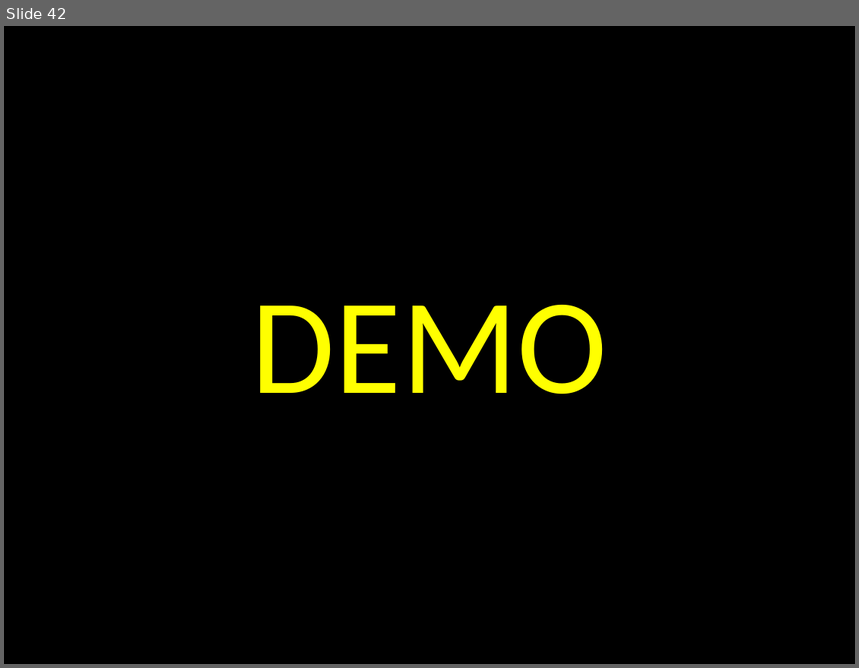
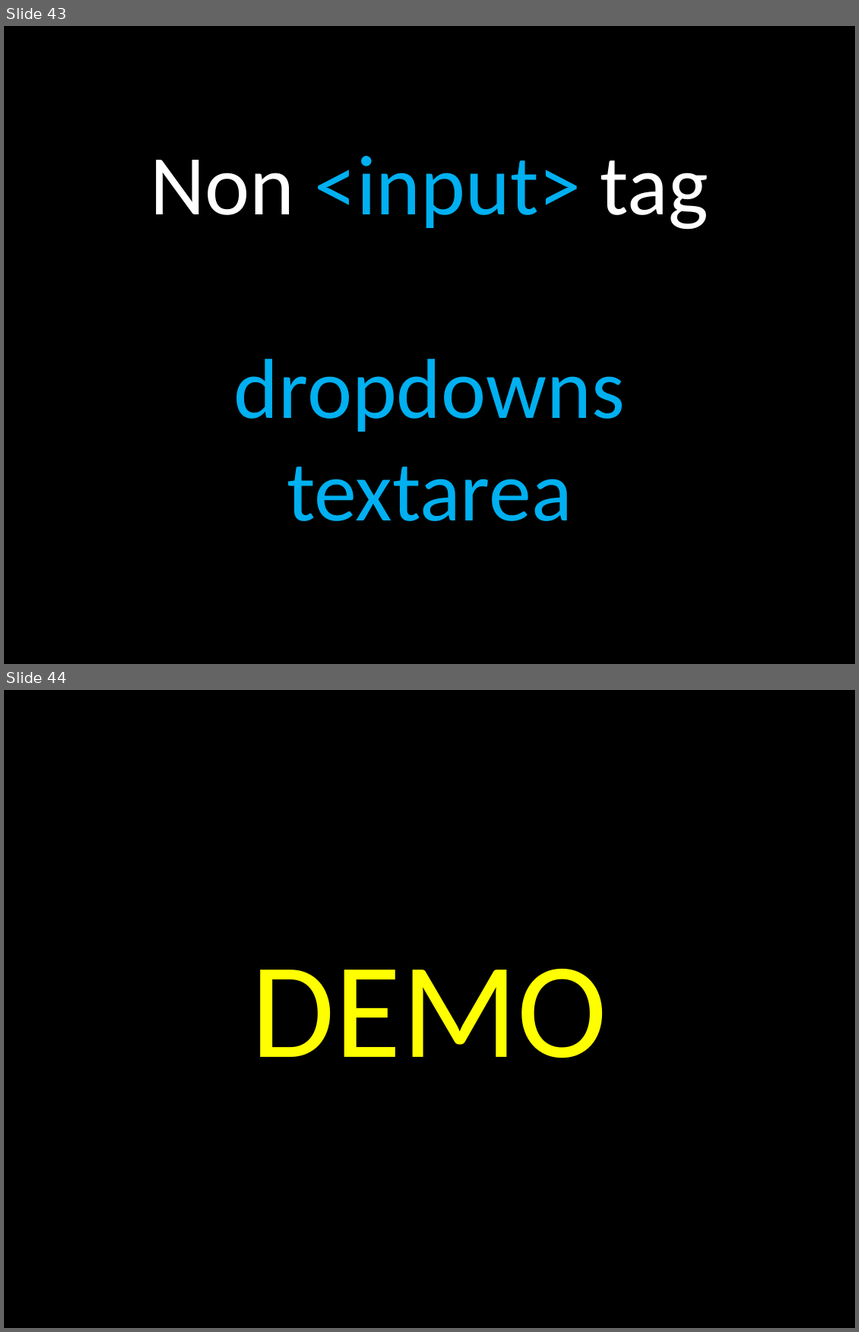
Before and after one commit to elloraCpe/courses, a slide deck: 01. Week 1/00. Presentation/Week 1.pptx. Shown one above the other, each under a label of ours: slide 42 before the commit, slides 43 and 44 after it. The pictures are 859x668 and 859x1332 pixels, drawn with LibreOffice and Linux fonts; fonts in the diff are those of the drawing. Boxes give left, top, right and bottom in pixels: in the first picture for what was removed or moved away, otherwise in the second. Text is boxed around its words. In the diff, an @@ line names an element or a change of style, - is before the commit and + after.

```diff
--- a/01. Week 1/00. Presentation/Week 1.pptx
+++ b/01. Week 1/00. Presentation/Week 1.pptx
@@ slide 43 added at (x1=4, y1=26, x2=855, y2=664), background #000000 @@
@@ text added at (x1=151, y1=156, x2=709, y2=522), 72 pt, text #00B0F0 @@
+Non <input> tag
+dropdowns
+textarea
@@ what was slide 42 is now slide 44 @@
```
Also in this commit, not shown: 1 slide changed, 2 other slides added, 1 other file.
